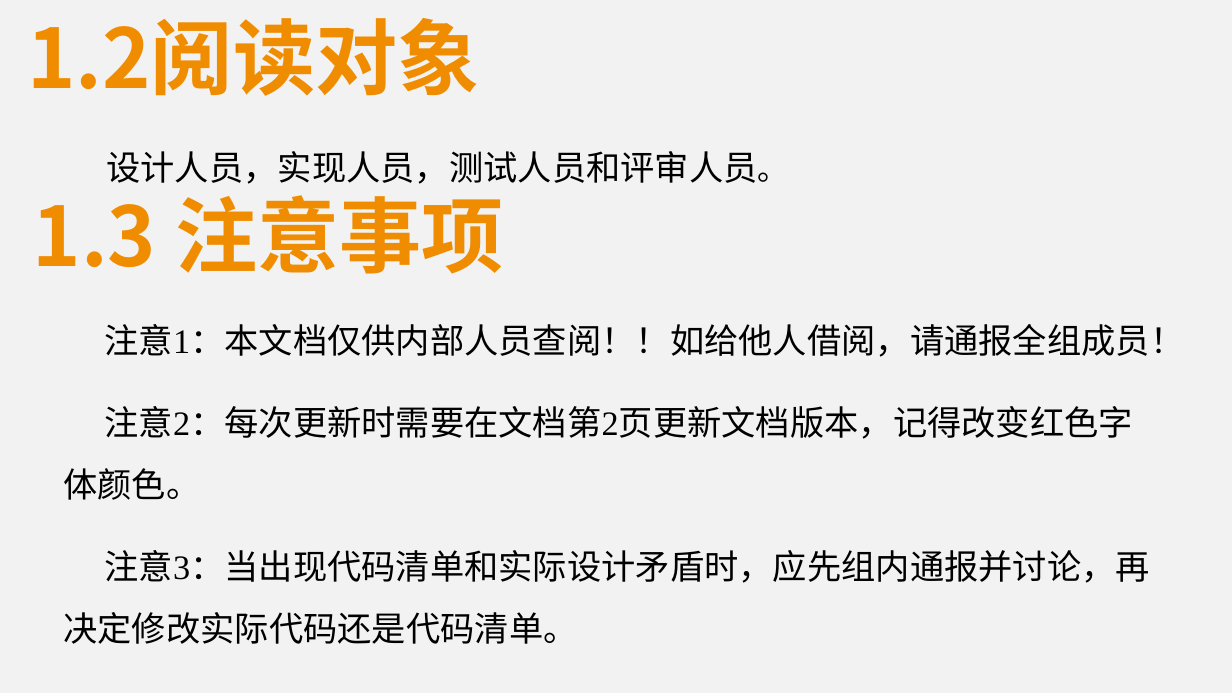
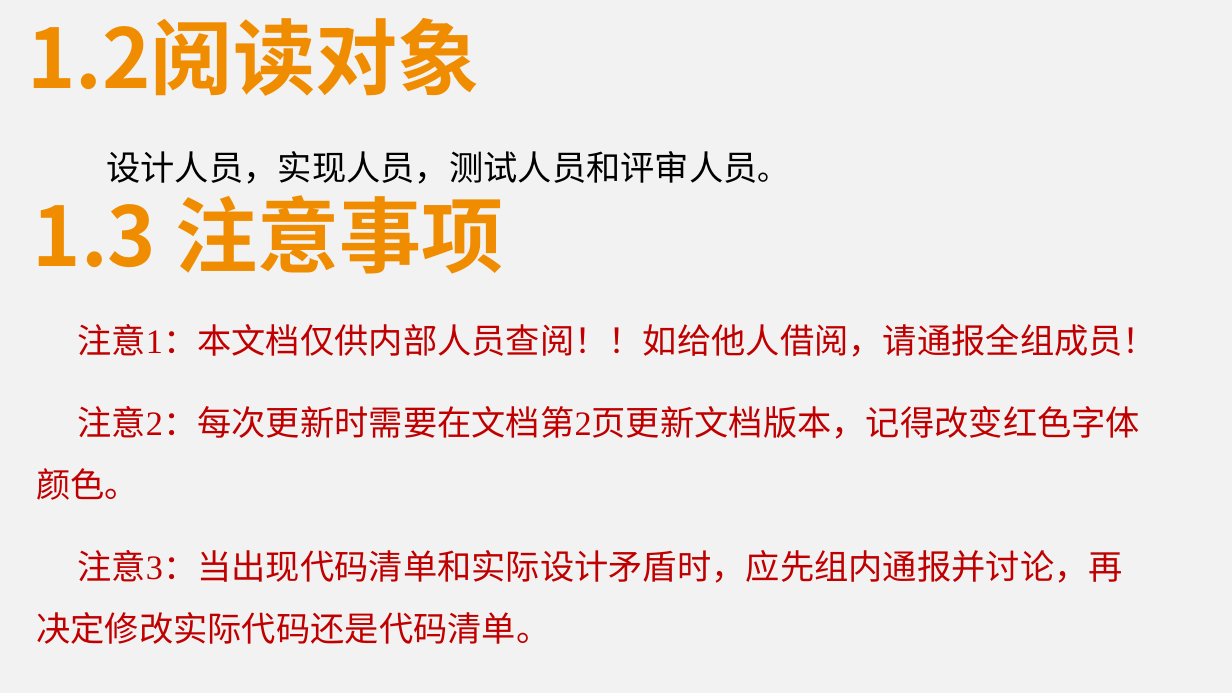
Before and after one commit to 1-518/Three-Kindoms, a slide deck: slide 5 of 代码清单+测试用例/代码清单PPT.pptx. Drawn at 1232x693 pixels with LibreOffice and Linux fonts; fonts in the diff are those of the drawing. Boxes give left, top, right and bottom in pixels: in the first picture for what was removed or moved away, otherwise in the second. Text is boxed around its words. In the diff, an @@ line names an element or a change of style, - is before the commit and + after.

```diff
--- a/代码清单+测试用例/代码清单PPT.pptx
+++ b/代码清单+测试用例/代码清单PPT.pptx
@@ text "注意1：本文档仅供内部人员查阅！！如给他人借阅，请通报全组成员！": place and size @@
-text "注意1：本文档仅供内部人员查阅！！如给他人借阅，请通报全组成员！" at box(63, 324, 1185, 644)
+text "注意1：本文档仅供内部人员查阅！！如给他人借阅，请通报全组成员！" at box(36, 324, 1157, 644)
@@ text "注意1：本文档仅供内部人员查阅！！如给他人借阅，请通报全组成员！" at box(36, 324, 1157, 644): text colour #000000 to #C00000 @@
```
Also in this commit, not shown: 6 other slides changed, 1 slide added, 3 other files.
